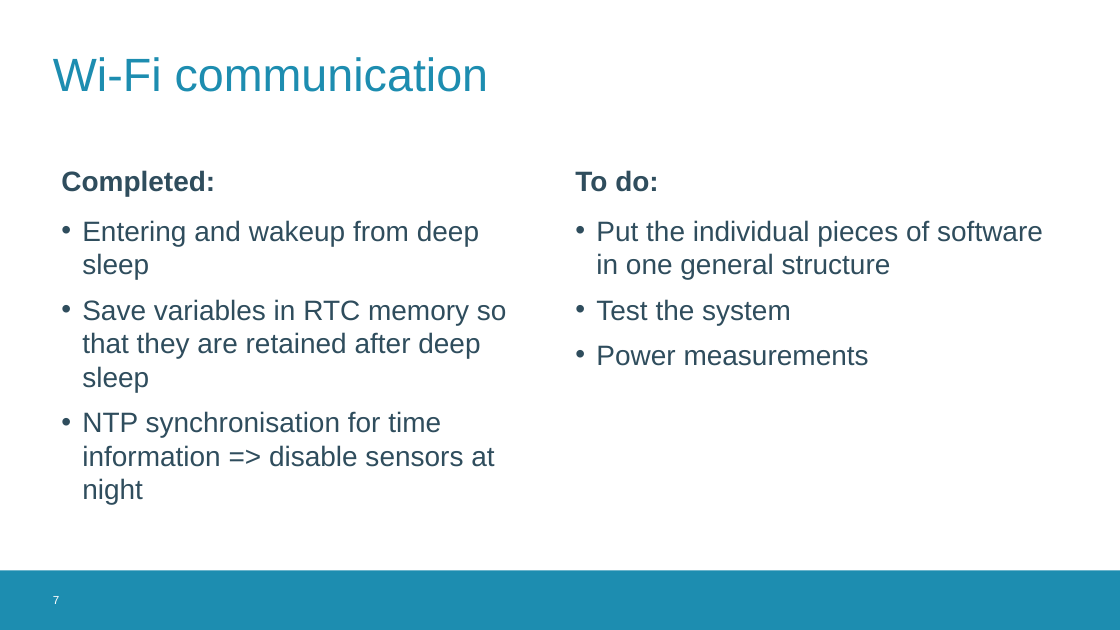
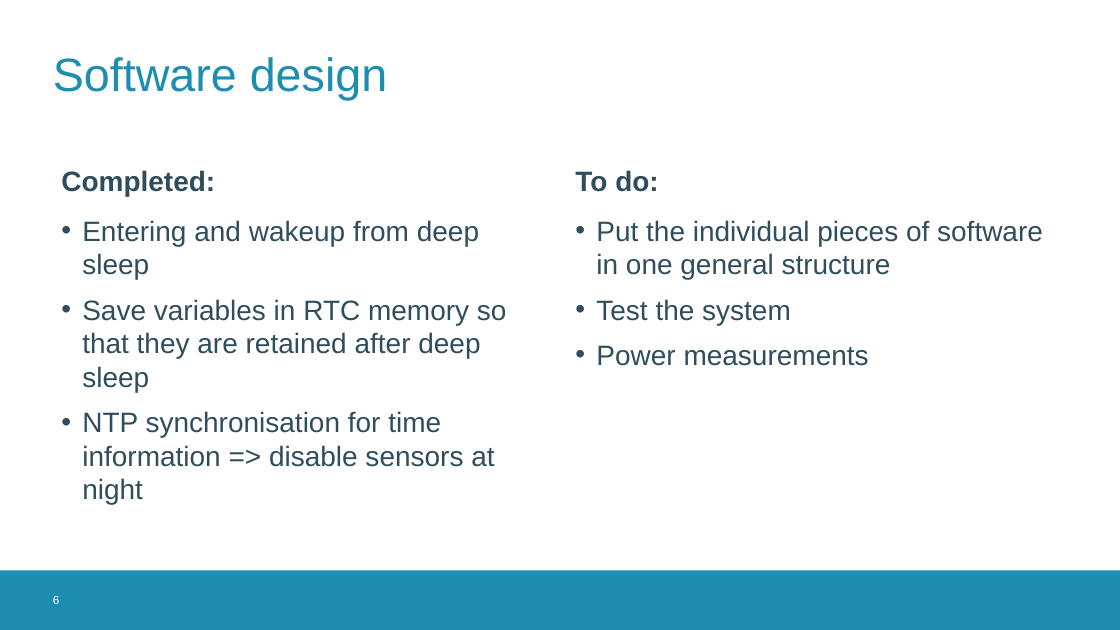
Before and after one commit to thomasf10/cosy_cafeteria, a slide deck: slide 6 of presentatie/tussentijdsepresentatie.pptx (slide 7 before the commit). Drawn at 1120x630 pixels with LibreOffice and Linux fonts; fonts in the diff are those of the drawing; background and template pictures are left out. Boxes give left, top, right and bottom in pixels: in the first picture for what was removed or moved away, otherwise in the second. Text is boxed around its words. In the diff, an @@ line names an element or a change of style, - is before the commit and + after.

```diff
--- a/presentatie/tussentijdsepresentatie.pptx
+++ b/presentatie/tussentijdsepresentatie.pptx
@@ title at box(53, 57, 387, 100): text changed @@
-Wi-Fi communication
+Software design
@@ page number at box(53, 596, 59, 604): text changed @@
-7
+6
```
Also in this commit, not shown: 1 other slide changed, 1 slide removed.
